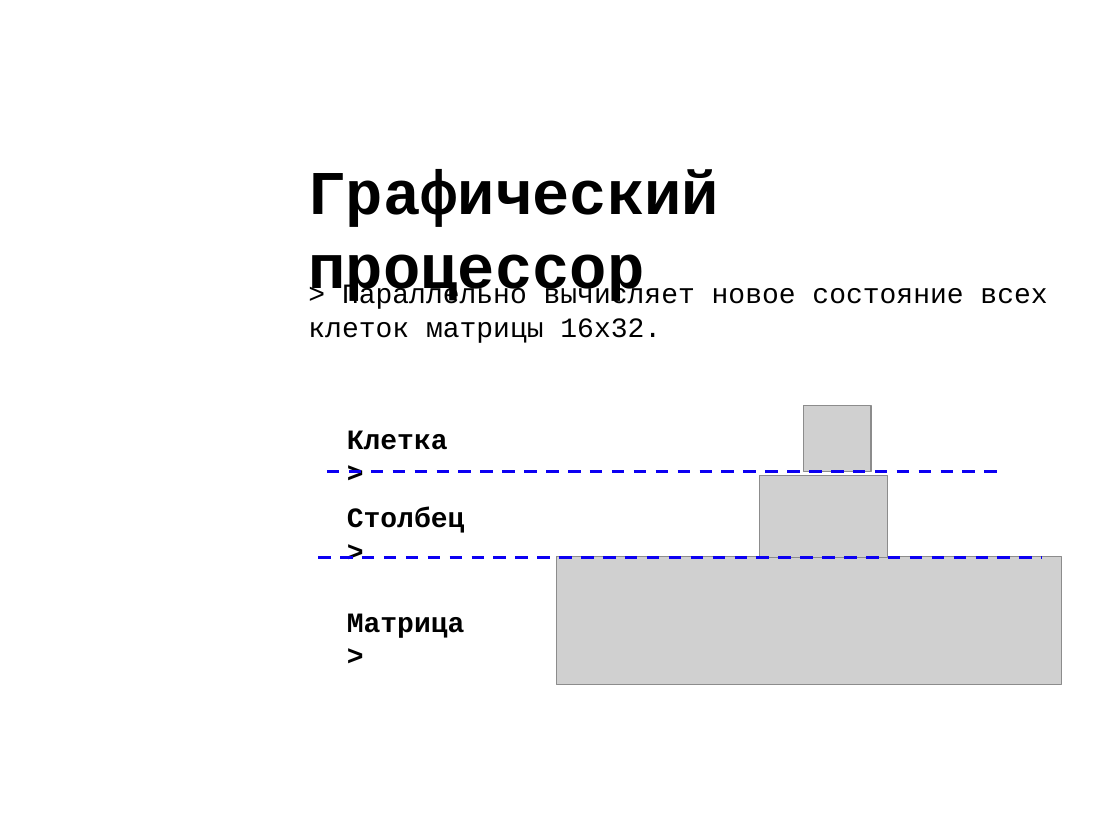
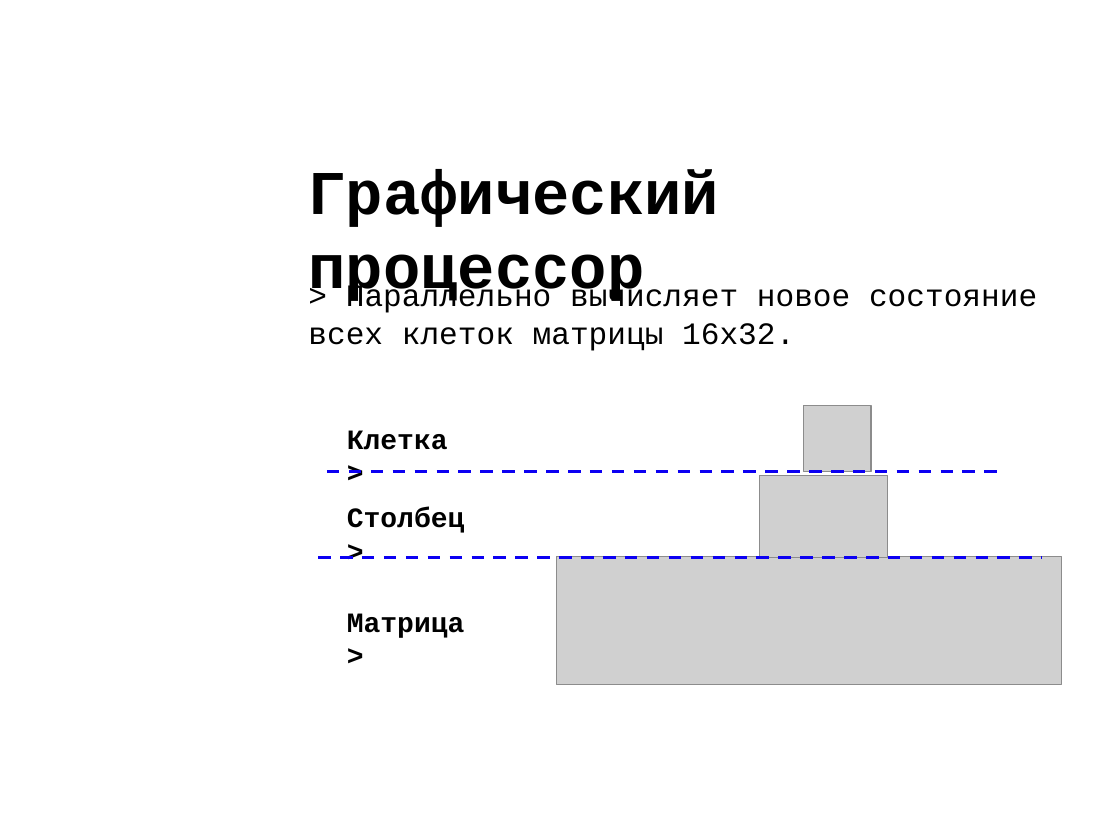
Before and after one commit to Rineyar/CdM-LifeTheGame, a slide deck: slide 5 of GameOfLife.pptx. Drawn at 1120x840 pixels with LibreOffice and Linux fonts; fonts in the diff are those of the drawing; grey boxes stand for pictures; background and template pictures are left out. Boxes give left, top, right and bottom in pixels: in the first picture for what was removed or moved away, otherwise in the second. Text is boxed around its words. In the diff, an @@ line names an element or a change of style, - is before the commit and + after.

```diff
--- a/GameOfLife.pptx
+++ b/GameOfLife.pptx
@@ text "> Параллельно вычисляет новое состояние ..." at (308, 284, 1037, 351): size 18 to 20 pt @@
```
Also in this commit, not shown: 3 other slides changed, 4 slides added, 1 slide removed.
